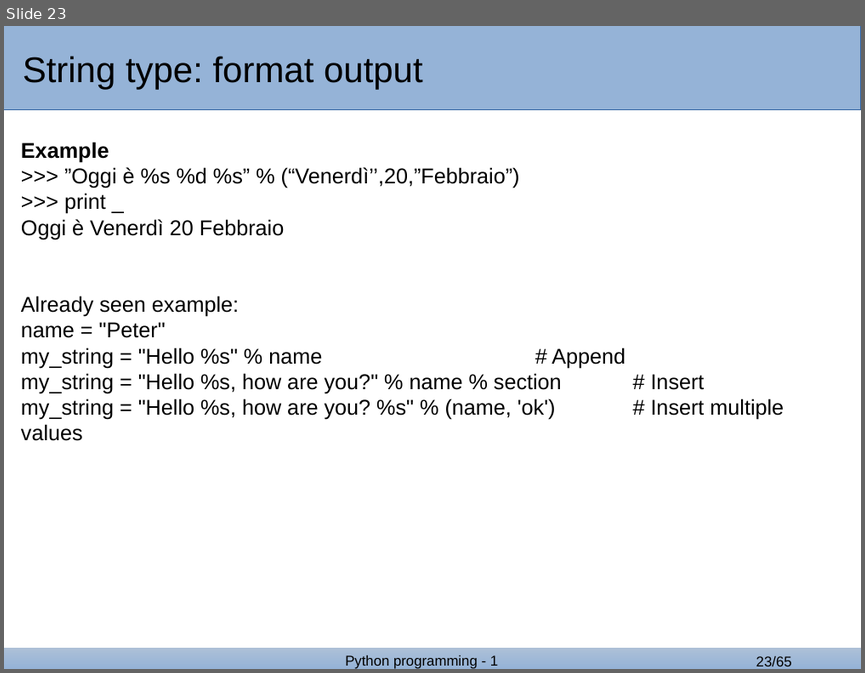
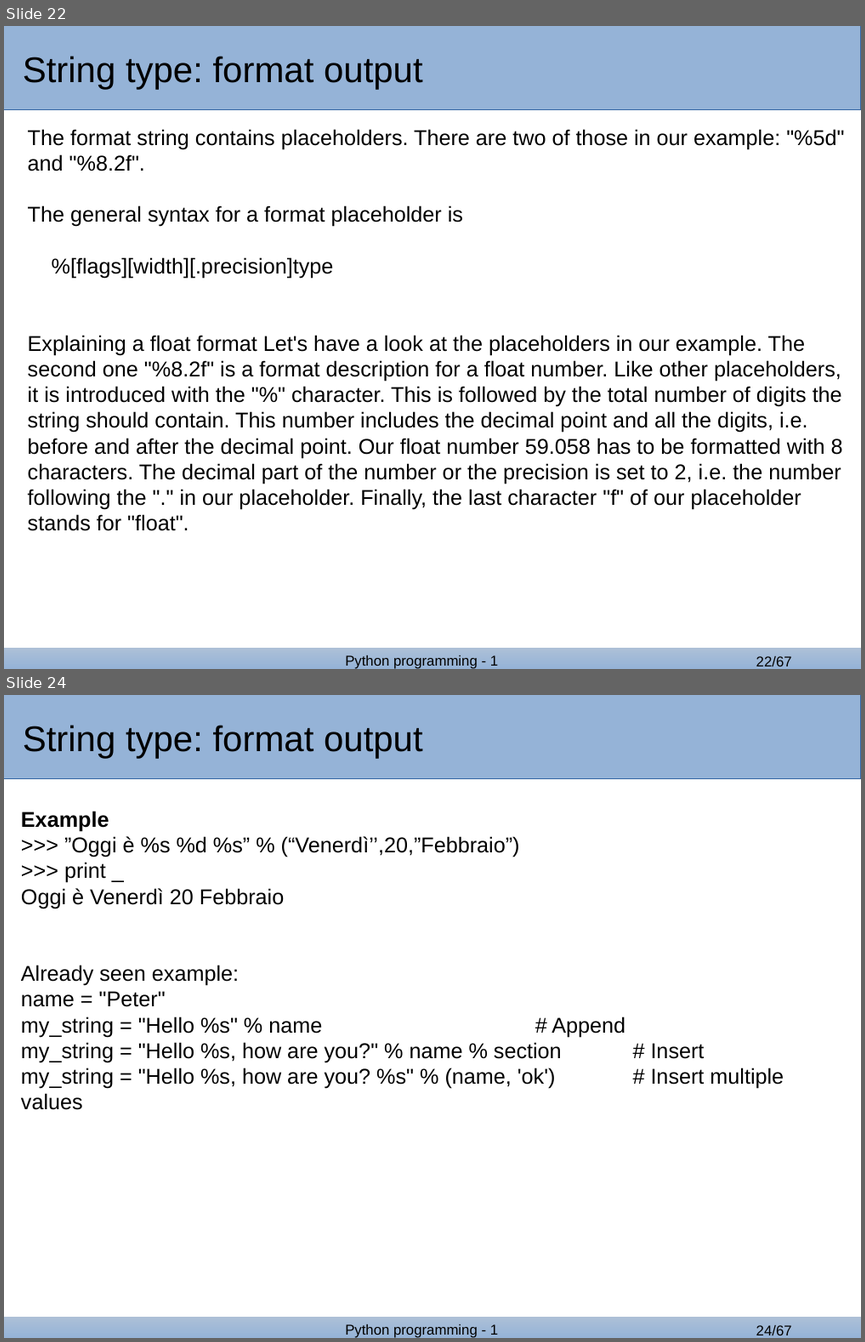
Before and after one commit to GozDavid/bash_lectures, a slide deck: python_2.odp. Shown one above the other, each under a label of ours: slide 23 before the commit, slides 22 and 24 after it; the slides between them are not shown. The pictures are 865x673 and 865x1342 pixels, drawn with LibreOffice and Linux fonts; fonts in the diff are those of the drawing; background and template pictures are left out. Boxes give left, top, right and bottom in pixels: in the first picture for what was removed or moved away, otherwise in the second. Text is boxed around its words. In the diff, an @@ line names an element or a change of style, - is before the commit and + after.

```diff
--- a/python_2.odp
+++ b/python_2.odp
@@ slide 22 added at (4, 26, 861, 669), background #FFFFFF; not listed: 4 template elements that a slide beside it also shows @@
@@ rectangle added at (4, 29, 720, 107), fill #95B3D7, 30 pt, text #000000 @@
+String type: format output
@@ text added at (28, 129, 844, 531), 18 pt, text #000000 @@
+The format string contains placeholders. There are two of those in our example: "%5d" and "%8.2f".
+The general syntax for a format placeholder is
+%[flags][width][.precision]type
+Explaining a float format Let's have a look at the placeholders in our example. The second one "%8.2f" is a format description for a float number. Like other placeholders, it is introduced with the "%" character. This is followed by the total number of digits the string should contain. This number includes the decimal point and all the digits, i.e. before and after the decimal point. Our float number 59.058 has to be formatted with 8 characters. The decimal part of the number or the precision is set to 2, i.e. the number following the "." in our placeholder. Finally, the last character "f" of our placeholder stands for "float".
@@ what was slide 23 is now slide 24 @@
@@ page number at (756, 1325, 792, 1335): text changed @@
-23/65
+24/67
```
Also in this commit, not shown: 3 slides changed, 3 other slides added, 2 slides removed, 5 other files.
